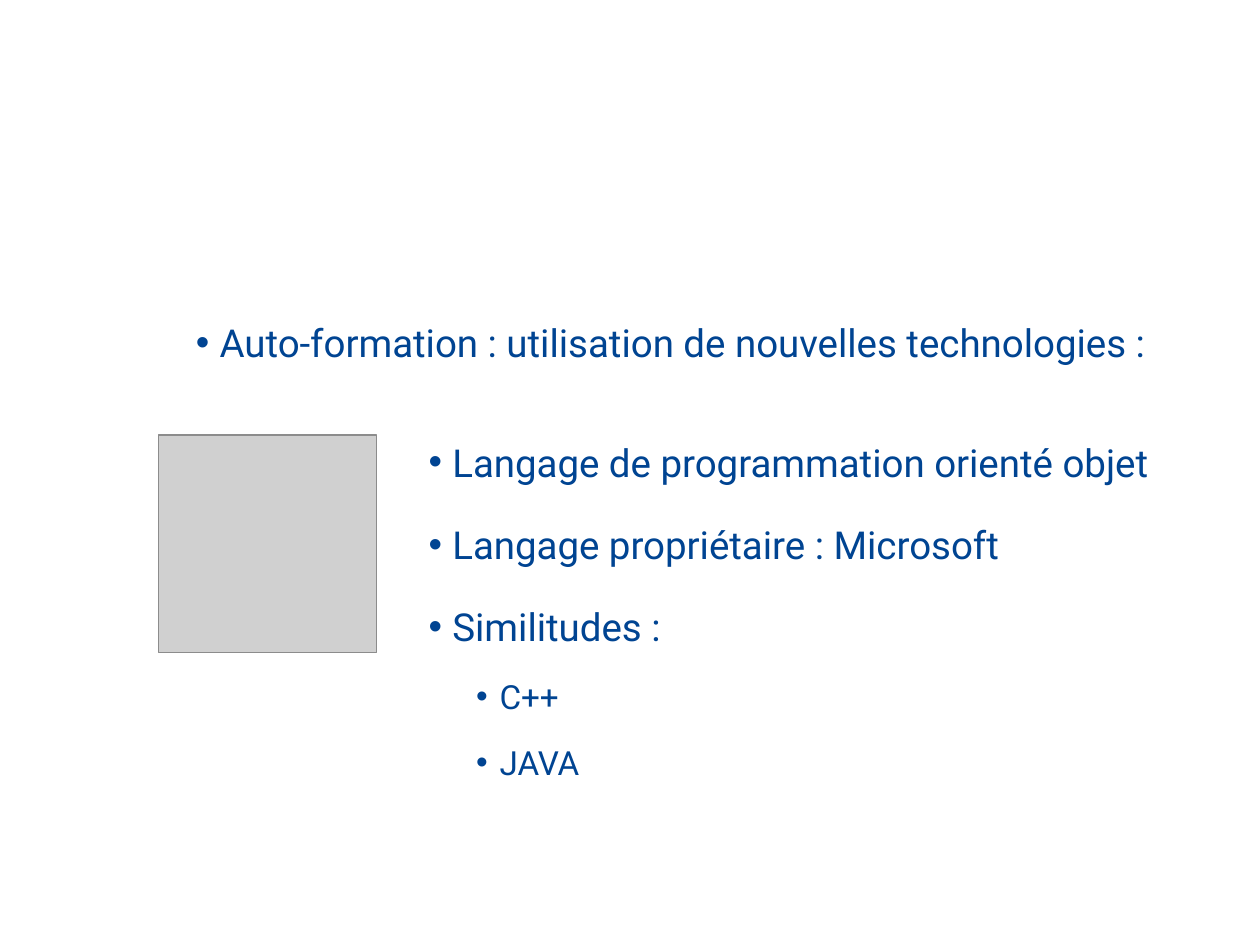
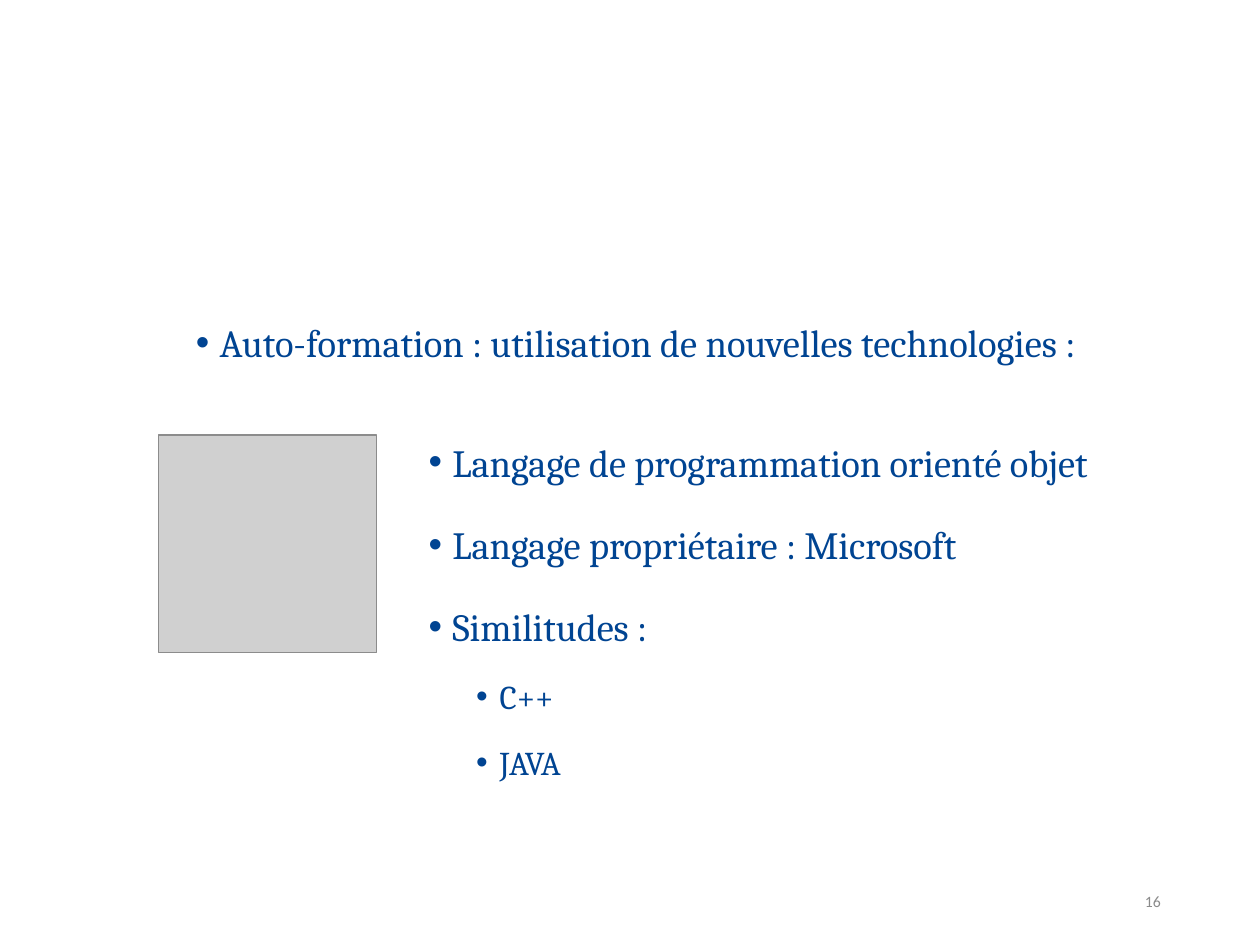
Before and after one commit to FlorentALAPETITE/Rapport_Stage_2017, a slide deck: slide 16 of Soutenance_Stage.pptx. Drawn at 1260x945 pixels with LibreOffice and Linux fonts; fonts in the diff are those of the drawing; grey boxes stand for pictures; background and template pictures are left out. Boxes give left, top, right and bottom in pixels: in the first picture for what was removed or moved away, otherwise in the second. Text is boxed around its words. In the diff, an @@ line names an element or a change of style, - is before the commit and + after.

```diff
--- a/Soutenance_Stage.pptx
+++ b/Soutenance_Stage.pptx
@@ text "Auto-formation : utilisation de nouvelles ..." at [220, 329, 1057, 366]: font Roboto to Cambria @@
@@ text "Langage de programmation orienté objet" at [452, 450, 1088, 782]: font Roboto to Cambria @@
@@ page number added at [1145, 896, 1161, 907], 9 pt, text #8C8C8C @@
+16
```
Also in this commit, not shown: 25 other slides changed, 9 slides added, 10 slides removed, 3 other files.
